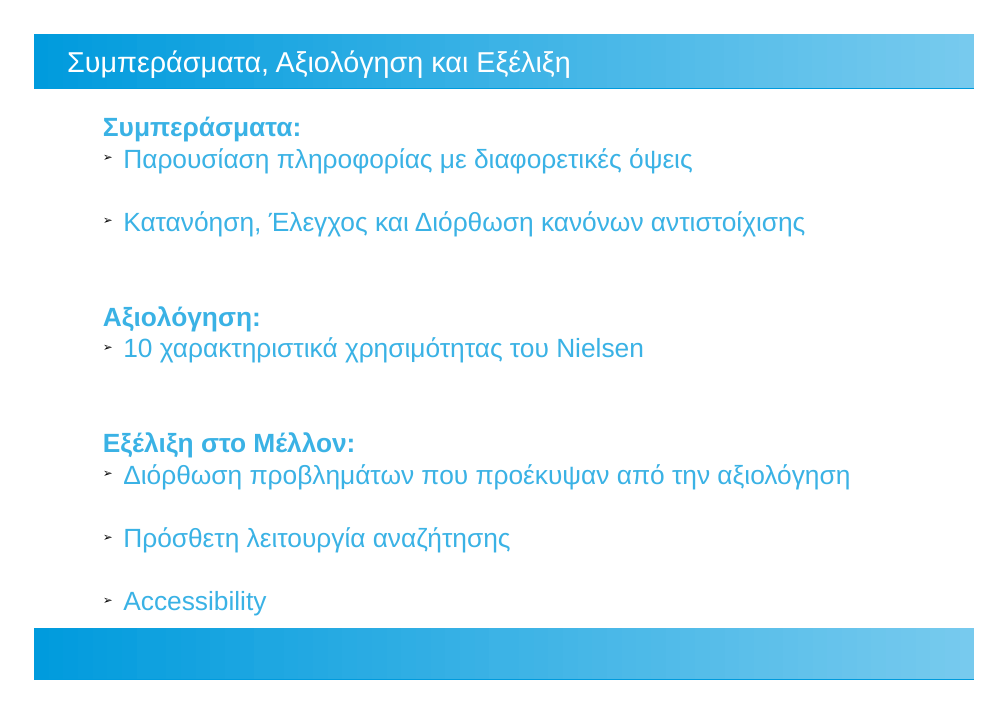
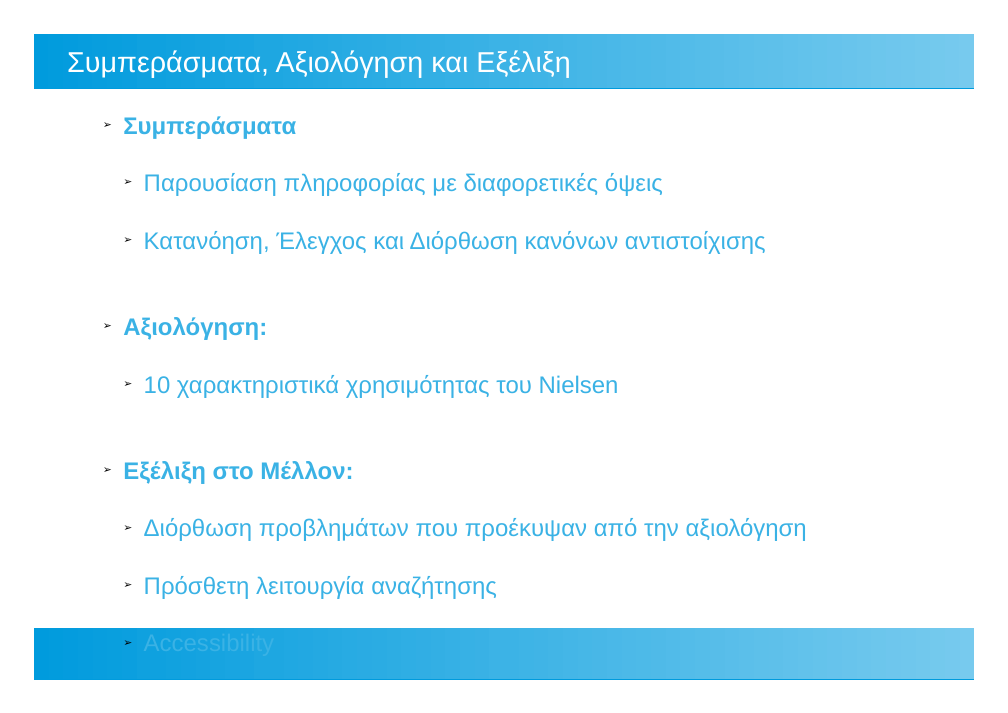
Before and after one commit to ThanosApostolou/omv, a slide deck: slide 16 of docs/thesis presentation.odp. Drawn at 1008x713 pixels with LibreOffice and Linux fonts; fonts in the diff are those of the drawing. Boxes give left, top, right and bottom in pixels: in the first picture for what was removed or moved away, otherwise in the second. Text is boxed around its words. In the diff, an @@ line names an element or a change of style, - is before the commit and + after.

```diff
--- a/docs/thesis presentation.odp
+++ b/docs/thesis presentation.odp
@@ text at (x1=123, y1=116, x2=296, y2=139): text changed; size 22 to 20 pt @@
-Συμπεράσματα:
+➢ Συμπεράσματα
@@ text at (x1=123, y1=173, x2=807, y2=599): size 22 to 20 pt; list level 1 to 2 in "Παρουσίαση πληροφορίας με διαφορετικές όψεις"; list level 1 to 2 in "Κατανόηση, Έλεγχος και Διόρθωση κανόνων ..."; bullet none to ➢; list level 1 to 2 in "10 χαρακτηριστικά χρησιμότητας του Nielsen"; list level 1 to 2 in "Διόρθωση προβλημάτων που προέκυψαν από ..."; list level 1 to 2 in "Πρόσθετη λειτουργία αναζήτησης"; list level 1 to 2 in "Accessibility" @@
```
Also in this commit, not shown: 1 other slide changed, 1 other file.
